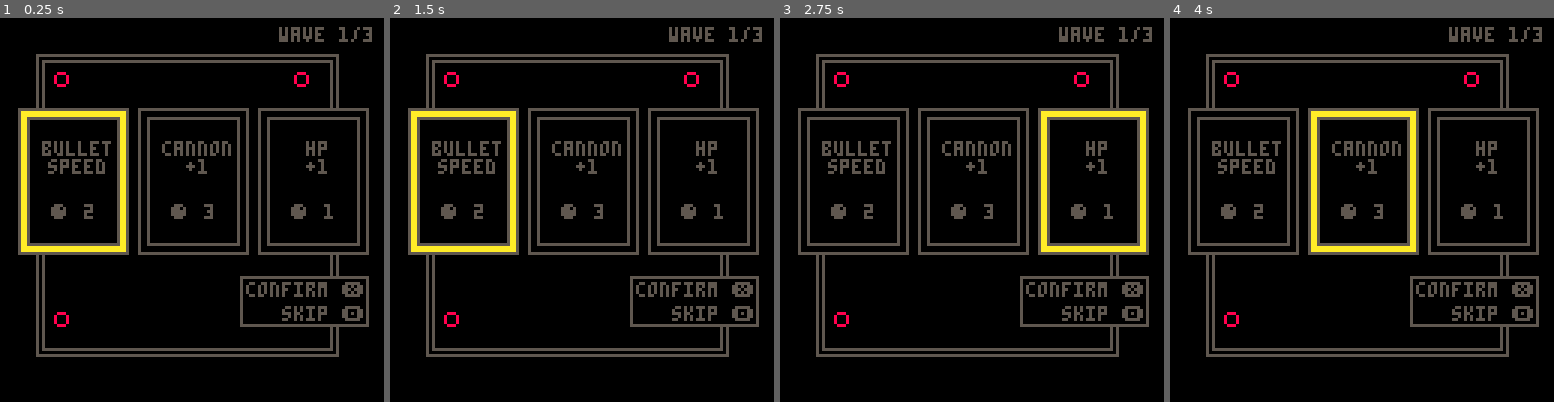
Above: before the commit, frames 1-4 (left to right).
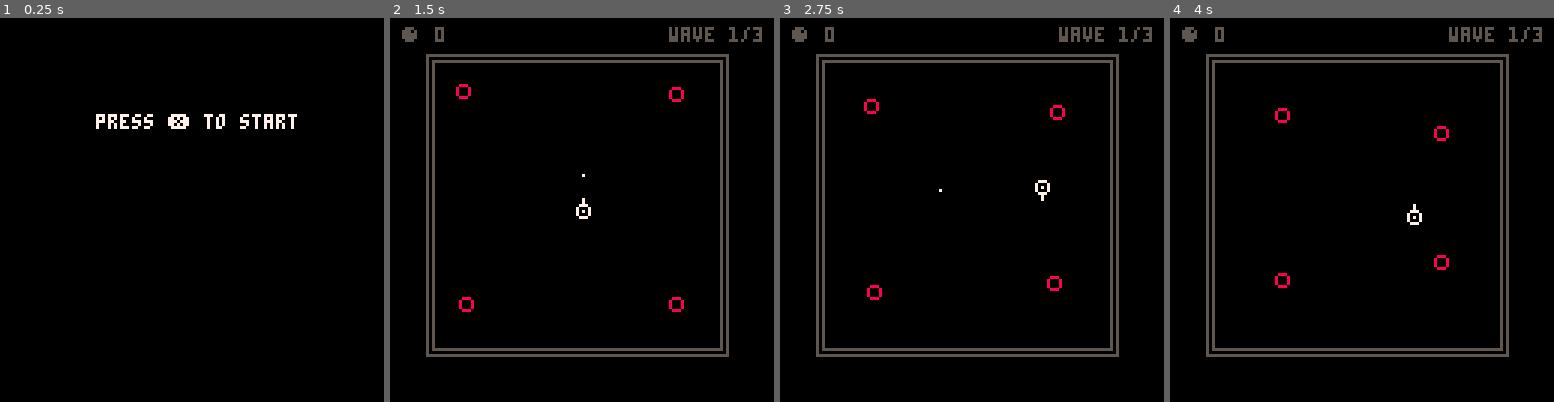
Above: after the commit, the same moments.

Repository: yeonghoey/pico-8
Game: PICO-8 cartridge gs/gs.p8
Same seed, same stepped clock (60 frames per second), same inputs: the game is played once before the commit and once after it.
Inputs:
- Up to frame 1 (0.25 s): no input
- Up to frame 2 (1.5 s): tap X (X key) at 0.33, 1.07 s; tap O (Z key) at 0.7 s
- Up to frame 3 (2.75 s): hold Right 1.6-2.1 s; tap O (Z key) at 1.7, 2.1, 2.5 s; tap X (X key) at 1.85 s; hold Up 2.15-2.42 s; hold Right from 2.47 s (still down)
- Up to frame 4 (4 s): tap O (Z key) at 2.9, 3.3, 3.7 s; tap X (X key) at 2.97 s; release Right at 3.03 s; hold Left 3.08-3.58 s; hold Down 3.63-3.97 s

The runs differ from the first frame. In frame 1, 16% of the frame differs, in the area x 4-97%, y 2-89%; in frame 2, 13%; in frame 3, 13%; in frame 4, 13%.

Commit message:
Working on gs

Diff:
--- a/gs/gs.p8
+++ b/gs/gs.p8
@@ -60,16 +60,14 @@
 
 tmain=tclass{
 	init=function(s)
+		money=0
 		hud=thud:new{}
 		game=tgame:new{}
-		powerup=tpowerup:new{}
-		s.state_title=
-			tmain_title:new{}
-		s.state_running=
-			tmain_running:new{}
-		s.state_powerup=
-			tmain_powerup:new{}
-		s.state=s.state_powerup
+		shop=tshop:new{}
+		s.title=ttitle:new{}
+		s.running=trunning:new{}
+		s.shopping=tshopping:new{}
+		s.state=s.title
 	end,
 
 	update=function(s)
@@ -81,7 +79,7 @@
 	end,
 }
 
-tmain_title=tclass{
+ttitle=tclass{
 	init=function(s)
 		s.pressx=tlabel:new{
 			str="press ❎ to start",
@@ -94,8 +92,7 @@
 
 	update=function(s)
 		if btnp(5) then
-			main.state=
-				main.state_running
+			main.state=main.running
 		end
 	end,
 
@@ -105,7 +102,7 @@
 	end,
 }
 
-tmain_running=tclass{
+trunning=tclass{
 	update=function(s)
 		game:update()
 		hud:update()
@@ -118,14 +115,14 @@
 	end,
 }
 
-tmain_powerup=tclass{
-	update=function(s)
-		powerup:update()
+tshopping=tclass{
+	update=function(s)
+		shop:update()
 	end,
 	draw=function(s)
 		game:draw()
 		hud:draw()
-		powerup:draw()
+		shop:draw()
 	end,
 }
 
@@ -144,7 +141,7 @@
 	end,
 }
 
-tpowerup=tclass{
+tshop=tclass{
 	mar_x=6,
 	pad_x=4,
 	y0=30,
@@ -278,19 +275,36 @@
 
 thud=tclass{
 	init=function(s)
+		s.money=tlabel_money:new{}
 		s.wave=tlabel_wave:new{}
 	end,
 
 	on_wave_start=function(s)
+		local k=wave.num
+		local n=#wavespecs
+		s.wave.str="wave "..k.."/"..n
 		s.wave:blink()
 	end,
 
 	update=function(s)
+		s.money:update()
 		s.wave:update()
 	end,
 
 	draw=function(s)
+		s.money:draw()
 		s.wave:draw()
+	end,
+}
+
+tlabel_money=tlabel{
+	str="● 0",
+	align="left",
+	x=3,
+	y=3,
+	col=5,
+
+	update=function(s)
 	end,
 }
 
@@ -453,10 +467,6 @@
 	end,
 
 	on_wave_start=function(s)
-		local k=s.num
-		local n=#wavespecs
-		hud.wave.str=
-			"wave "..k.."/"..n
 		hud:on_wave_start()
 	end,
 
